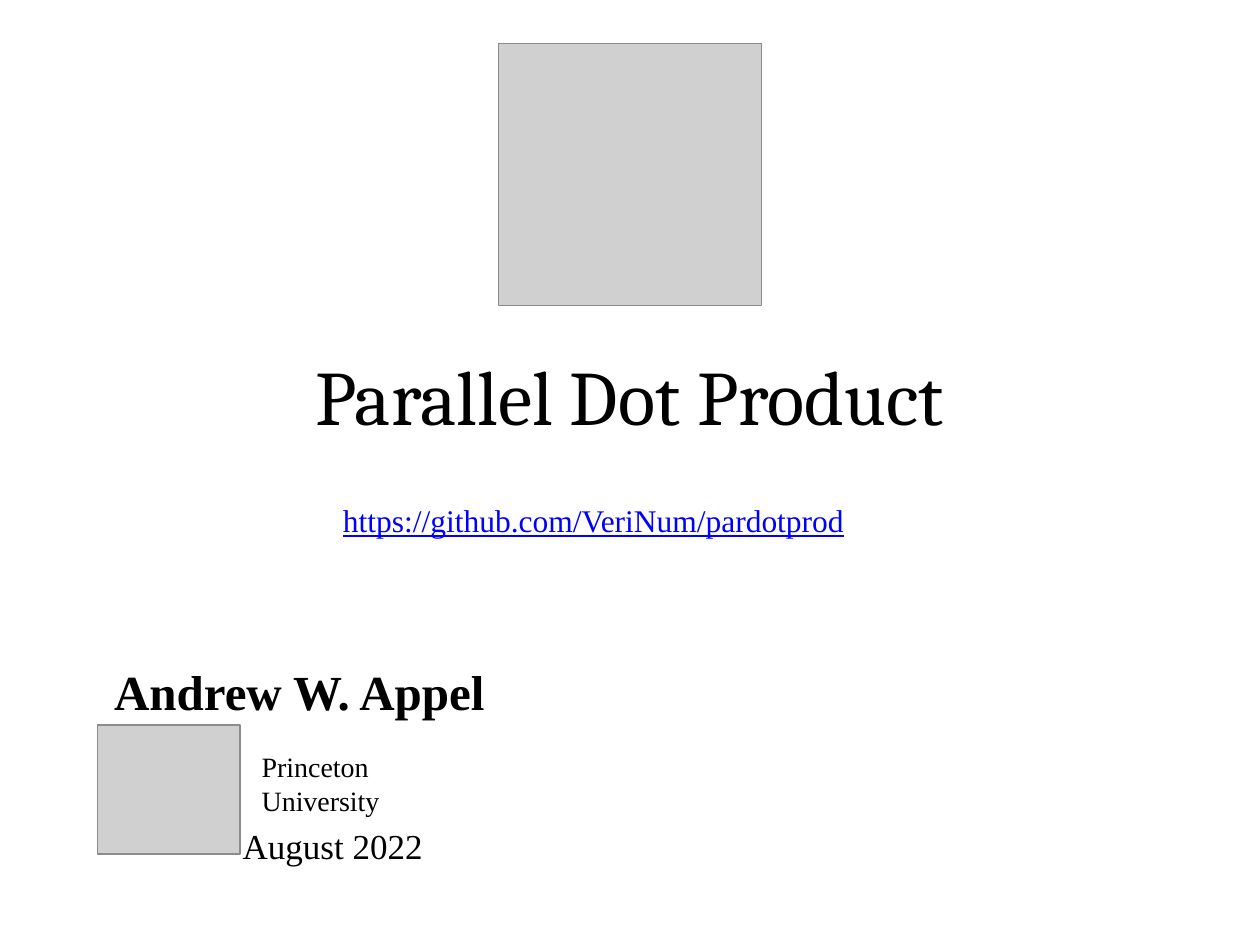
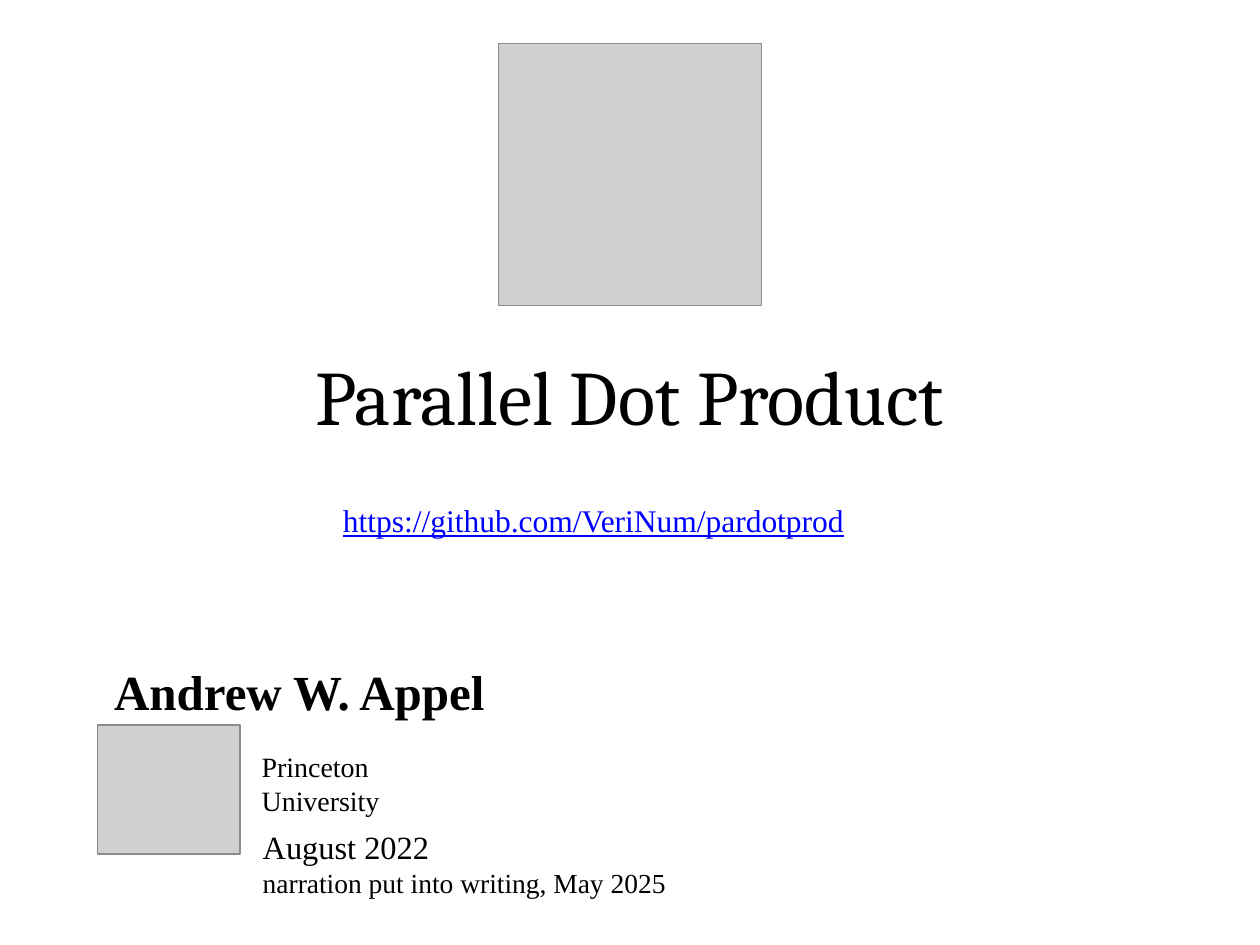
Before and after one commit to VeriNum/pardotprod, a slide deck: slide 1 of doc/Parallel Dot Product.pptx. Drawn at 1260x945 pixels with LibreOffice and Linux fonts; fonts in the diff are those of the drawing; grey boxes stand for pictures. Boxes give left, top, right and bottom in pixels: in the first picture for what was removed or moved away, otherwise in the second. Text is boxed around its words. In the diff, an @@ line names an element or a change of style, - is before the commit and + after.

```diff
--- a/doc/Parallel Dot Product.pptx
+++ b/doc/Parallel Dot Product.pptx
@@ text "August 2022": place and size @@
-text "August 2022" at [243,835,423,866]
+text "August 2022" at [263,837,666,898]
@@ text at [263,837,429,866]: size 20 to 18.5 pt in "August 2022"; alignment centre to left @@
@@ text at [263,874,666,898]: paragraph added @@
+narration put into writing, May 2025
```
Also in this commit, not shown: 8 other files.
